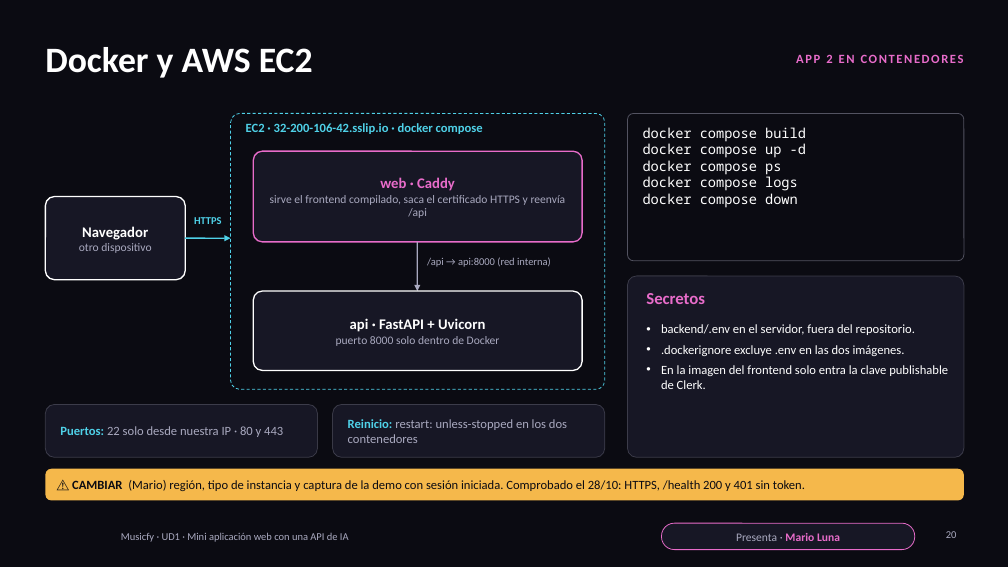
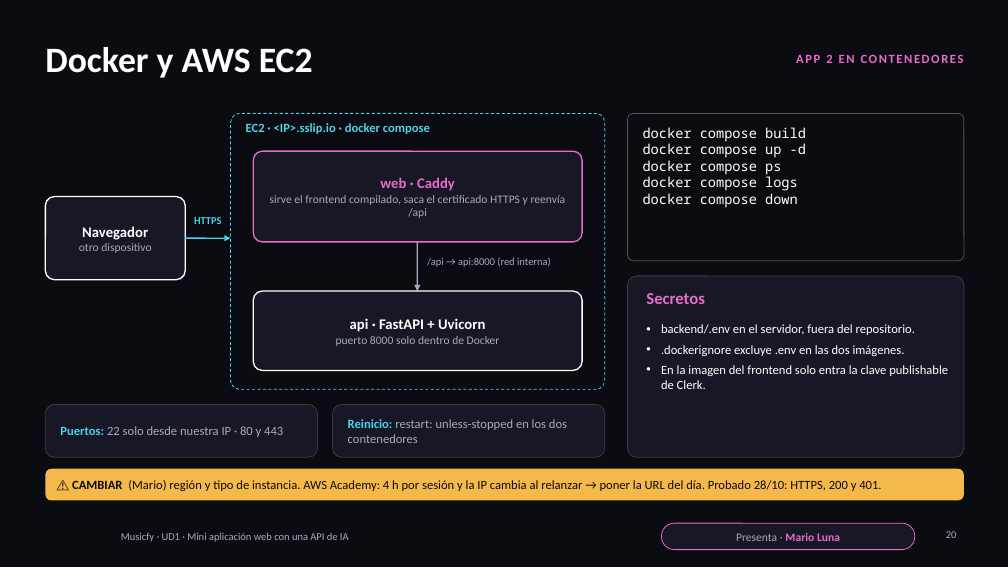
Before and after one commit to N13T4C0/ProyectoWebIA, a slide deck: slide 20 of presentacion/Musicfy-Presentacion.pptx. Drawn at 1008x567 pixels with LibreOffice and Linux fonts; fonts in the diff are those of the drawing; background and template pictures are left out. Boxes give left, top, right and bottom in pixels: in the first picture for what was removed or moved away, otherwise in the second. Text is boxed around its words. In the diff, an @@ line names an element or a change of style, - is before the commit and + after.

Commit message:
EC2: la URL cambia en cada sesión de AWS Academy

```diff
--- a/presentacion/Musicfy-Presentacion.pptx
+++ b/presentacion/Musicfy-Presentacion.pptx
@@ text at (246,123,430,134): text changed @@
-EC2 · 32-200-106-42.sslip.io · docker compose
+EC2 · <IP>.sslip.io · docker compose
@@ text at (72,480,881,491): text changed @@
-⚠ CAMBIAR (Mario) región, tipo de instancia y captura de la demo con sesión iniciada. Comprobado el 28/10: HTTPS, /health 200 y 401 sin token.
+⚠ CAMBIAR (Mario) región y tipo de instancia. AWS Academy: 4 h por sesión y la IP cambia al relanzar → poner la URL del día. Probado 28/10: HTTPS, 200 y 401.
```
Also in this commit, not shown: 2 other slides changed, 1 other file.
